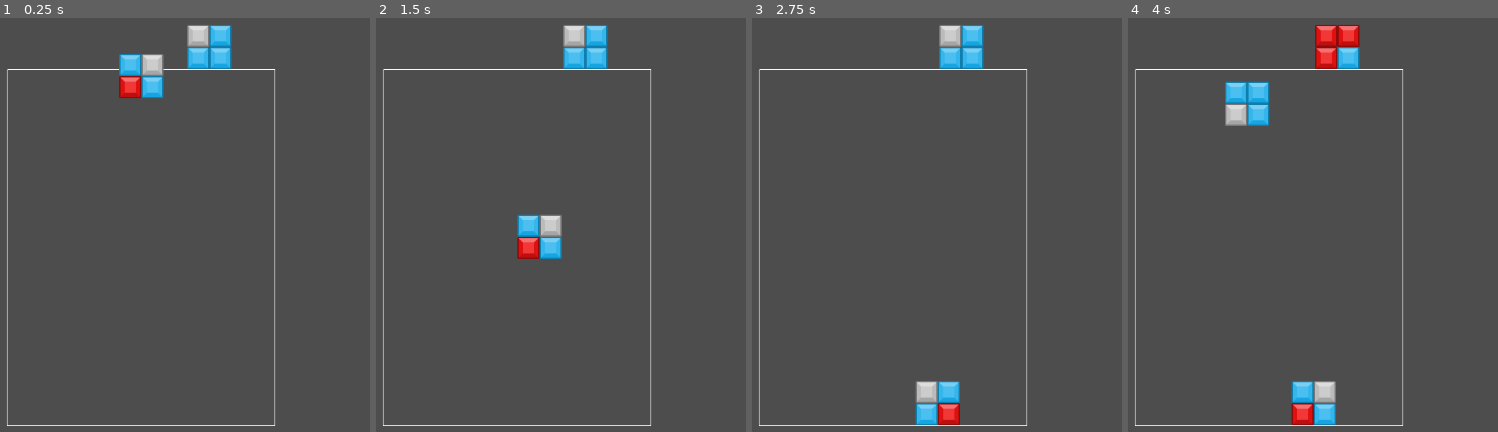
Above: before the commit, frames 1-4 (left to right).
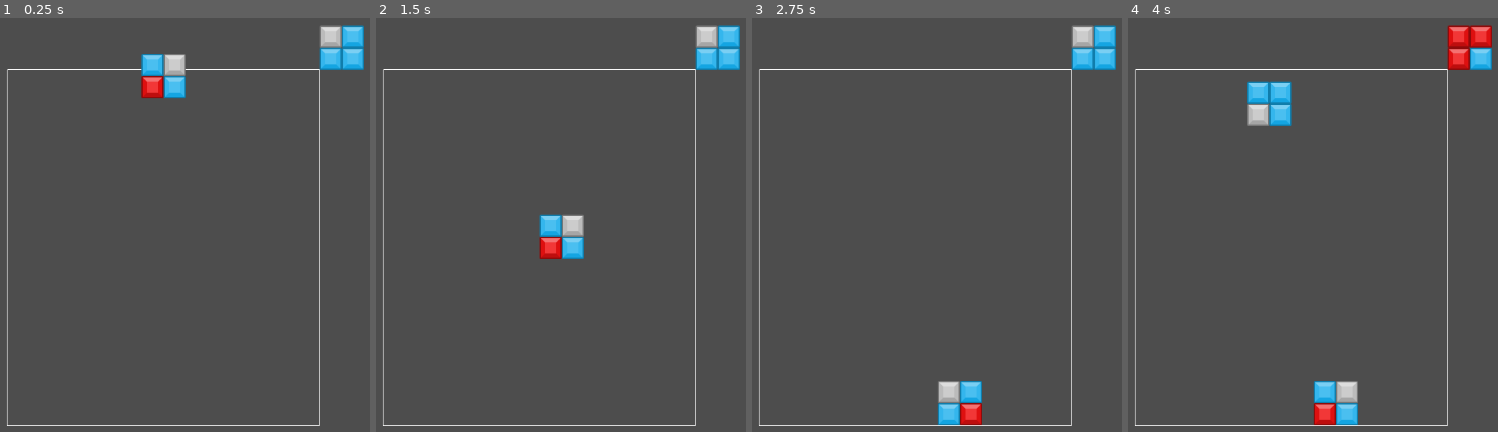
Above: after the commit, the same moments.

Repository: CosecantX/Looper
Game: Godot game, scene res://Scenes/game.tscn
The game is run twice, just before and just after one commit, with the same random seed, the same clock (stepped at 60 frames per second) and the same inputs.
Inputs:
- Up to frame 1 (0.25 s): no input
- Up to frame 2 (1.5 s): hold Right (ui_right) 0.53-1.28 s; tap Z (rotate_ccw) at 0.6 s; hold Down (ui_down) from 1.28 s (still down); tap X (rotate_cw) at 1.35 s
- Up to frame 3 (2.75 s): release Down (ui_down) at 2.03 s; hold Right (ui_right) from 2.03 s (still down); tap Z (rotate_ccw) at 2.1 s
- Up to frame 4 (4 s): tap Enter at 2.75 s; tap X (rotate_cw) at 2.85 s; release Right (ui_right) at 3.53 s; hold Left (ui_left) from 3.53 s (still down); tap Z (rotate_ccw) at 3.6 s

The runs differ from the first frame. In frame 1, 5.0% of the frame differs, in the area x 32-99%, y 1-99%; in frame 2, 5.0%; in frame 3, 5.0%; in frame 4, 6.7%, in the area x 26-99%, y 1-99%.

Commit message:
made next clump position dependent on exported node

Diff:
--- a/Scenes/Board/board.gd
+++ b/Scenes/Board/board.gd
@@ -5,9 +5,9 @@
 # Grey block that won't connect or pop
 @export var grey_block_scene : PackedScene
 # Size of the board, in blocks
-@export var board_size := Vector2(14, 18)
+@export var board_size := Vector2i(14, 18)
 # Size of the blocks, in pixels
-@export var block_size := Vector2(32, 32)
+@export var block_size := Vector2i(32, 32)
 # Initial fall speed for clump
 @export var initial_fall_speed : float = 5
 # How much to increase fall speed by
@@ -18,11 +18,11 @@
 @export var line_width : float = 5.0
 # Chance of spawning a grey block
 @export var grey_block_spawn_chance : float = 0.5
+# Node that holds the next clump display's position
+@export var next_clump_position : Node2D
 
 # Timer that determines the amoount of time you can move the clump while it's on the floor
 @onready var grace_timer = $"Grace Timer"
-# Node that holds the next clump display's position
-@onready var next_clump_position = $"Next Clump"
 
 # Colors the blocks can be
 const COLORS = preload("res://Scenes/colors_enum.gd").colors
@@ -121,7 +121,7 @@
 
 # Draw border
 func draw_border() -> void:
-	draw_rect(Rect2(Vector2(-1,-1), (board_size * block_size) + Vector2(2,2)), Color.WHITE, false)
+	draw_rect(Rect2(Vector2i(-1,-1), (board_size * block_size) + Vector2i(2,2)), Color.WHITE, false)
 
 # Draw clump
 func draw_clump() -> void:
@@ -166,6 +166,7 @@
 							var ending_block_midpoint = Vector2((x * block_size.x) + (block_size.x / 2), ((y + 1) * block_size.y) + (block_size.y / 2))
 							draw_line(starting_block_midpoint, ending_block_midpoint,line_color, line_width)
 
+# Return a filled array of 4 blocks for use as a clump
 func fill_clump() -> Array[Block]:
 	var block_array : Array[Block]
 	var random : float = randf()
@@ -186,6 +187,7 @@
 				block_array.append(block_scenes[random_block].instantiate())
 	return block_array
 
+# Check for loops of blocks in the board
 func check_for_loops() -> void:
 	for x in board_size.x:
 		for y in board_size.y:
@@ -199,6 +201,7 @@
 						loop_found = false
 	reset_visited()
 
+# Do a depth first search recursively to find loops
 func search(current_block : Block, previous_block : Block, path : Array) -> void:
 	path.append(current_block)
 	current_block.visited = true
@@ -219,11 +222,13 @@
 				else:
 					search(block, current_block, path)
 
+# What to do when a loop is found
 func handle_loop(path : Array[Block]) -> void:
 	print("loop found: ")
 	print(path)
 	blocks_to_pop.append_array(path)
 
+# Pop blocks on board, handle score, etc
 func pop_blocks() -> void:
 	for block in blocks_to_pop:
 		remove_from_board(block.pos)
@@ -267,9 +272,11 @@
 	else:
 		return false
 
+# Remove block from board given grid position
 func remove_from_board(board_position : Vector2i) -> void:
 	if get_board(board_position):
 		var block = board[board_position.x + board_position.y * board_size.x]
+		print(block.color)
 		board[board_position.x + board_position.y * board_size.x] = null
 		block.queue_free()
 
--- a/Scenes/Board/board.tscn
+++ b/Scenes/Board/board.tscn
@@ -13,7 +13,4 @@
 [node name="Grace Timer" type="Timer" parent="."]
 one_shot = true
 
-[node name="Next Clump" type="Node2D" parent="."]
-position = Vector2(258, -66)
-
 [connection signal="timeout" from="Grace Timer" to="." method="_on_grace_timer_timeout"]
--- a/Scenes/game.tscn
+++ b/Scenes/game.tscn
@@ -4,6 +4,10 @@
 
 [node name="Game" type="Node2D"]
 
-[node name="Board" parent="." instance=ExtResource("1_82qgw")]
+[node name="Board" parent="." node_paths=PackedStringArray("next_clump_position") instance=ExtResource("1_82qgw")]
 position = Vector2(32, 96)
-board_size = Vector2(12, 16)
+board_size = Vector2i(14, 16)
+next_clump_position = NodePath("../Next Clump")
+
+[node name="Next Clump" type="Node2D" parent="."]
+position = Vector2(449, -64.78)
